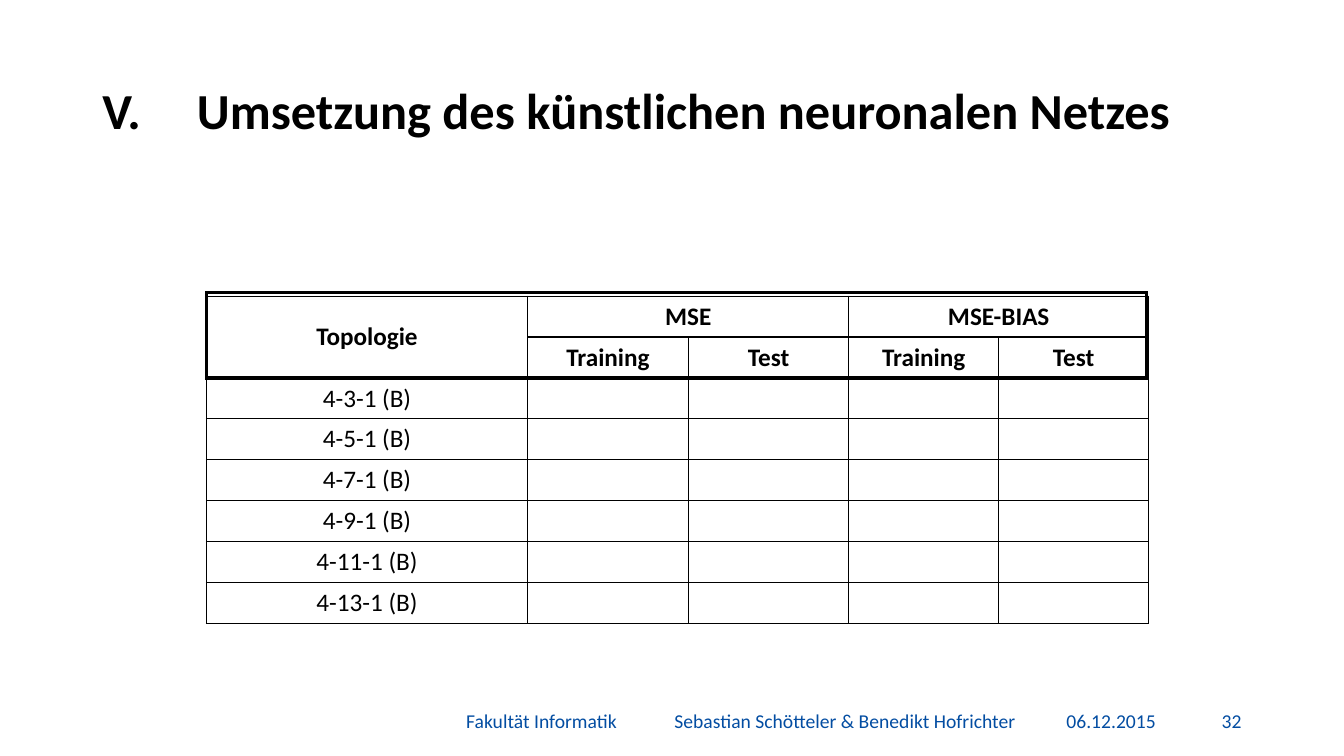
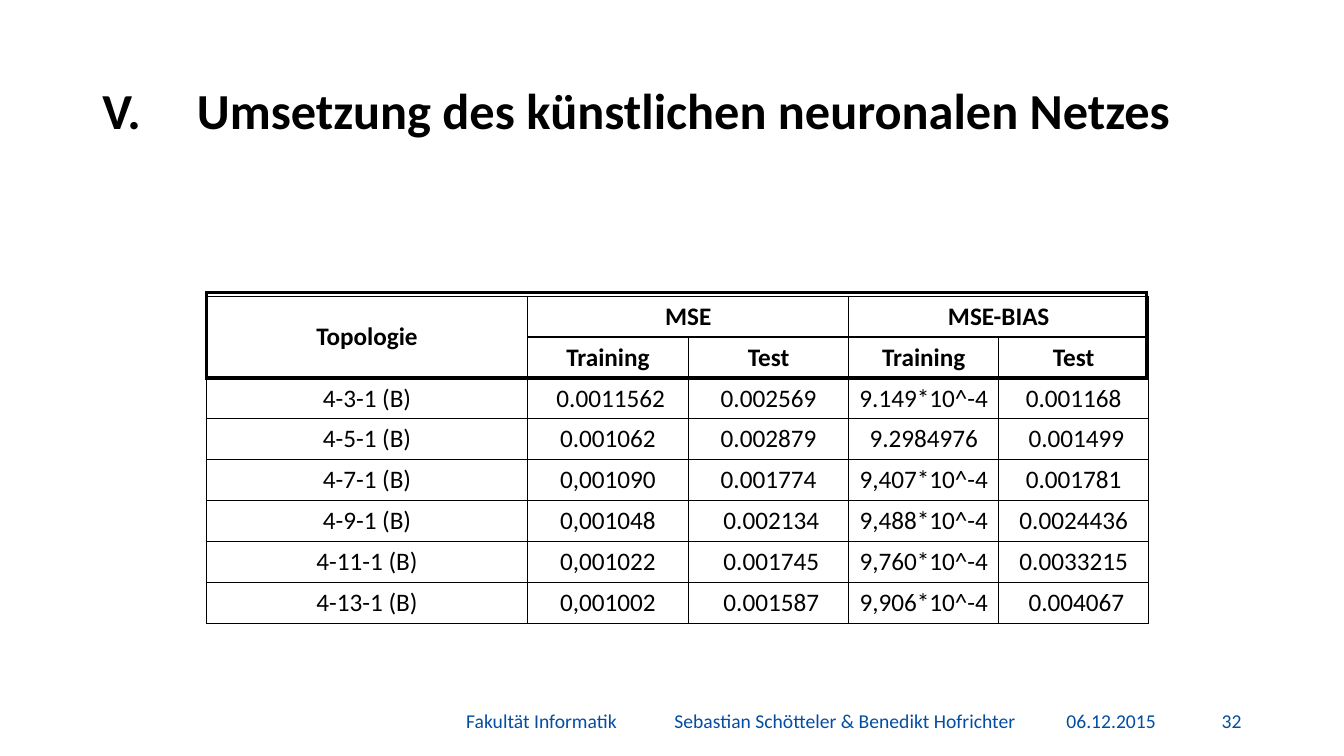
Before and after one commit to BenediktGitGit/soco15, a slide deck: slide 33 of 3b) Vortrag/Präsentation.pptx. Drawn at 1344x756 pixels with LibreOffice and Linux fonts; fonts in the diff are those of the drawing; grey boxes stand for pictures; background and template pictures are left out. Boxes give left, top, right and bottom in pixels: in the first picture for what was removed or moved away, otherwise in the second. Text is boxed around its words. In the diff, an @@ line names an element or a change of style, - is before the commit and + after.

```diff
--- a/3b) Vortrag/Präsentation.pptx
+++ b/3b) Vortrag/Präsentation.pptx
@@ table at box(207, 296, 1149, 623) @@
-row 3: 4-3-1 (B) |  |  |  | 
+row 3: 4-3-1 (B) | 0.0011562 | 0.002569 | 9.149*10^-4 | 0.001168
-row 4: 4-5-1 (B) |  |  |  | 
+row 4: 4-5-1 (B) | 0.001062 | 0.002879 | 9.2984976 | 0.001499
-row 5: 4-7-1 (B) |  |  |  | 
+row 5: 4-7-1 (B) | 0,001090 | 0.001774 | 9,407*10^-4 | 0.001781
-row 6: 4-9-1 (B) |  |  |  | 
+row 6: 4-9-1 (B) | 0,001048 | 0.002134 | 9,488*10^-4 | 0.0024436
-row 7: 4-11-1 (B) |  |  |  | 
+row 7: 4-11-1 (B) | 0,001022 | 0.001745 | 9,760*10^-4 | 0.0033215
-row 8: 4-13-1 (B) |  |  |  | 
+row 8: 4-13-1 (B) | 0,001002 | 0.001587 | 9,906*10^-4 | 0.004067
```
Also in this commit, not shown: 5 other slides changed, 1 slide added, 3 other files.
